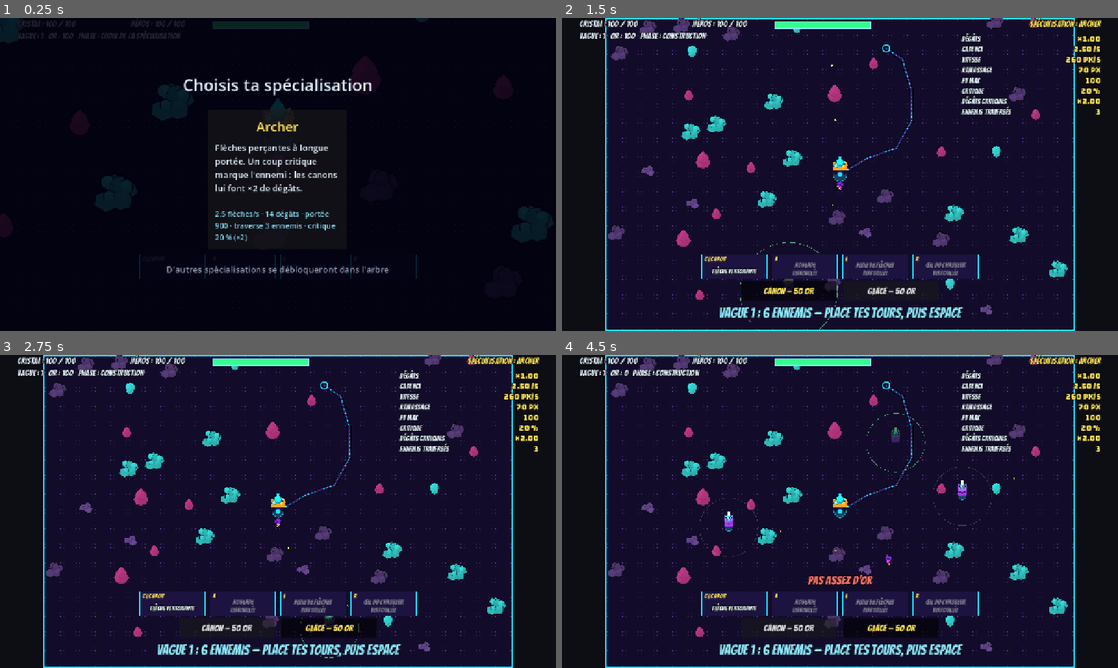
Above: before the commit, frames 1-4 (two rows, left to right).
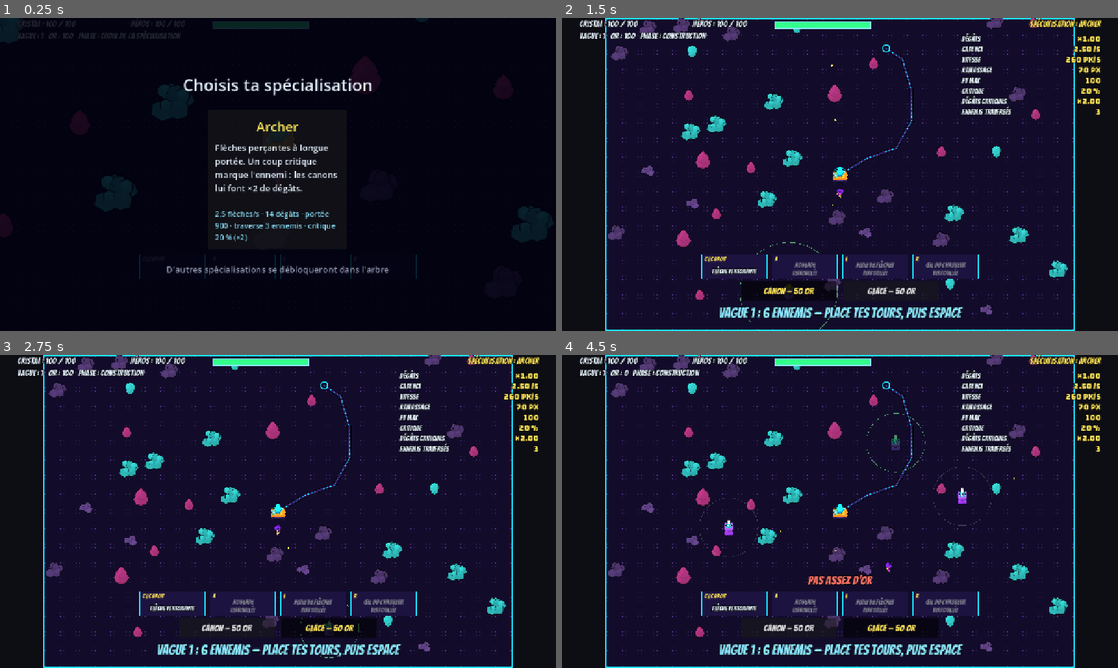
Above: after the commit, the same moments.

Repository: keutarcrash-sudo/first-game
Game: Godot game, scene res://src/game/main.tscn
Same seed, same stepped clock (60 frames per second), same inputs: the game is played once before the commit and once after it.
Inputs (mouse positions are in pixels of both pictures, inside the frame that each line leads up to):
- Up to frame 1 (0.25 s): no input
- Up to frame 2 (1.5 s): click (840, 180) at 0.5 s; click "Canon — 50 or" at 1.25 s
- Up to frame 3 (2.75 s): click "Glace — 50 or" at 2 s
- Up to frame 4 (4.5 s): move the mouse to (962, 495) at 2.77 s; hold D (move_right) 2.78-3.53 s; tap A (ability_a) at 2.85 s; click (962, 495) at 2.92 s; move the mouse to (728, 527) at 3.52 s; hold S (move_down) 3.53-4.28 s; tap E (ability_e) at 3.6 s; click (728, 527) at 3.67 s; move the mouse to (895, 442) at 4.27 s; hold D (move_right) from 4.28 s (still down); right-click (895, 442) at 4.35 s; click (895, 442) at 4.42 s

The runs differ from the first frame. In frame 1, less than 0.1% of the frame differs, in the area x 48-53%, y 25-30%; in frame 2, 0.2%; in frame 3, 0.2%; in frame 4, 0.5%, in the area x 29-73%, y 23-70%.

Commit message:
fix: corps des personnages centrés sur leur zone de touche
Co-Authored-By: Claude Opus 5.5 <noreply@anthropic.com>
Claude-Session: https://claude.ai/code/session_01UVM1eXdfi8dYgM4xtfgzQe

Diff:
--- a/src/crystal/crystal.gd
+++ b/src/crystal/crystal.gd
@@ -54,7 +54,7 @@
 	if _sprite == null:
 		_sprite = DirectionalSprite.new()
 		add_child(_sprite)
-	_sprite.setup(sheet, height_px)
+	_sprite.setup(sheet, height_px, true)
 	_sprite.play(&"idle")
 
 
--- a/src/enemies/enemy.gd
+++ b/src/enemies/enemy.gd
@@ -117,7 +117,7 @@
 	_sprite = DirectionalSprite.new()
 	_sprite.show_behind_parent = true  # The state marks drawn by this node stay over the sprite.
 	add_child(_sprite)
-	_sprite.setup(sheet, height_px)
+	_sprite.setup(sheet, height_px, true)
 	_sprite.play(&"run")
 	_refresh_look()
 
@@ -236,7 +236,7 @@
 	var center := Vector2.ZERO
 	var ring_radius: float = _radius
 	if _sprite != null:
-		center = Vector2(0.0, -_visual_height * 0.5)  # The sprite stands on the position: its middle is above it.
+		# The sprite body is centred on the position: the rings share its centre.
 		ring_radius = _visual_height * RING_HEIGHT_RATIO
 	else:
 		draw_circle(Vector2.ZERO, _radius, _body_color())
--- a/src/hero/hero.gd
+++ b/src/hero/hero.gd
@@ -83,7 +83,7 @@
 		add_child(_sprite)
 	_sheet = sheet
 	_shooting = false
-	_sprite.setup(sheet, height_px)
+	_sprite.setup(sheet, height_px, true)
 	if not _sprite.animation_finished.is_connected(_on_animation_finished):
 		_sprite.animation_finished.connect(_on_animation_finished)
 	_sprite.set_facing(_aim_direction.angle())
--- a/src/towers/tower.gd
+++ b/src/towers/tower.gd
@@ -26,7 +26,7 @@
 	if _sprite == null:
 		_sprite = DirectionalSprite.new()
 		add_child(_sprite)
-	_sprite.setup(sheet, height_px)
+	_sprite.setup(sheet, height_px, true)
 	_sprite.play(&"idle")
 
 
--- a/src/towers/tower_placer.gd
+++ b/src/towers/tower_placer.gd
@@ -116,7 +116,7 @@
 		_preview.visible = false
 		return
 	_preview.visible = true
-	_preview.setup(sheet, _cannon_height if _kind == TowerStats.Kind.CANNON else _frost_height)
+	_preview.setup(sheet, _cannon_height if _kind == TowerStats.Kind.CANNON else _frost_height, true)
 	_preview.play(&"idle")
 
 
--- a/src/visuals/death_effect.gd
+++ b/src/visuals/death_effect.gd
@@ -4,14 +4,14 @@
 extends Node2D
 
 
-## Draws [param sheet]'s [code]death[/code] animation at [param height_px], facing
+## Drawn body-centred like the enemies it replaces. Draws [param sheet]'s [code]death[/code] animation at [param height_px], facing
 ## [param facing] (radians, as [method Vector2.angle]). Call before adding the
 ## node to the tree, and only with a sheet that has a [code]death[/code] animation
 ## (see [method SpriteSheet.has_animation]). Frees itself at the end.
 func setup(sheet: SpriteSheet, height_px: float, facing: float) -> void:
 	var sprite := DirectionalSprite.new()
 	add_child(sprite)
-	sprite.setup(sheet, height_px)
+	sprite.setup(sheet, height_px, true)
 	sprite.set_facing(facing)
 	sprite.animation_finished.connect(func(_anim_name: StringName) -> void: queue_free())
 	sprite.play(&"death")
--- a/src/visuals/directional_sprite.gd
+++ b/src/visuals/directional_sprite.gd
@@ -1,5 +1,6 @@
 ## Draws one animation of a [SpriteSheet] in the direction the object faces.
-## The anchor of the current cell sits on the node position. The scale is
+## The anchor of the current cell sits on the node position (or, with
+## [code]center_body[/code], the middle of the root cell does). The scale is
 ## height_px / root cell height for every animation, so bigger cells (death,
 ## roll) are drawn bigger, not shrunk.
 class_name DirectionalSprite
@@ -20,6 +21,7 @@
 
 var _sheet: SpriteSheet
 var _scale: float = 1.0
+var _body_shift_y: float = 0.0  # Downward shift when the body is centred on the position.
 var _current: StringName = &""
 var _direction: int = 0
 var _facing_angle: float = 0.0
@@ -49,16 +51,20 @@
 	var tex: Texture2D = _sheet.texture(_current)
 	var cell: Vector2i = _sheet.cell_of(_current)
 	var src := Rect2(_frame() * cell.x, _direction * cell.y, cell.x, cell.y)
-	var dest := Rect2(-_sheet.anchor_of(_current) * _scale, Vector2(cell) * _scale)
+	var dest := Rect2(-_sheet.anchor_of(_current) * _scale + Vector2(0.0, _body_shift_y), Vector2(cell) * _scale)
 	draw_texture_rect_region(tex, dest, src, tint)
 
 
 ## Sets the sheet to draw and the on-screen height in pixels of the whole
 ## root cell. Stops any running animation. Keeps the last facing angle and
-## re-applies it to the new sheet's direction count.
-func setup(sheet: SpriteSheet, height_px: float) -> void:
+## re-applies it to the new sheet's direction count. With [param center_body]
+## the image is shifted down so that the vertical middle of the root cell sits on
+## the node position (the body is then centred on the collision shape); the
+## default keeps the feet anchored (decor).
+func setup(sheet: SpriteSheet, height_px: float, center_body: bool = false) -> void:
 	_sheet = sheet
 	_scale = height_px / float(sheet.cell.y)
+	_body_shift_y = (sheet.anchor.y - sheet.cell.y * 0.5) * _scale if center_body else 0.0
 	_current = &""
 	_time = 0.0
 	_finished = false
